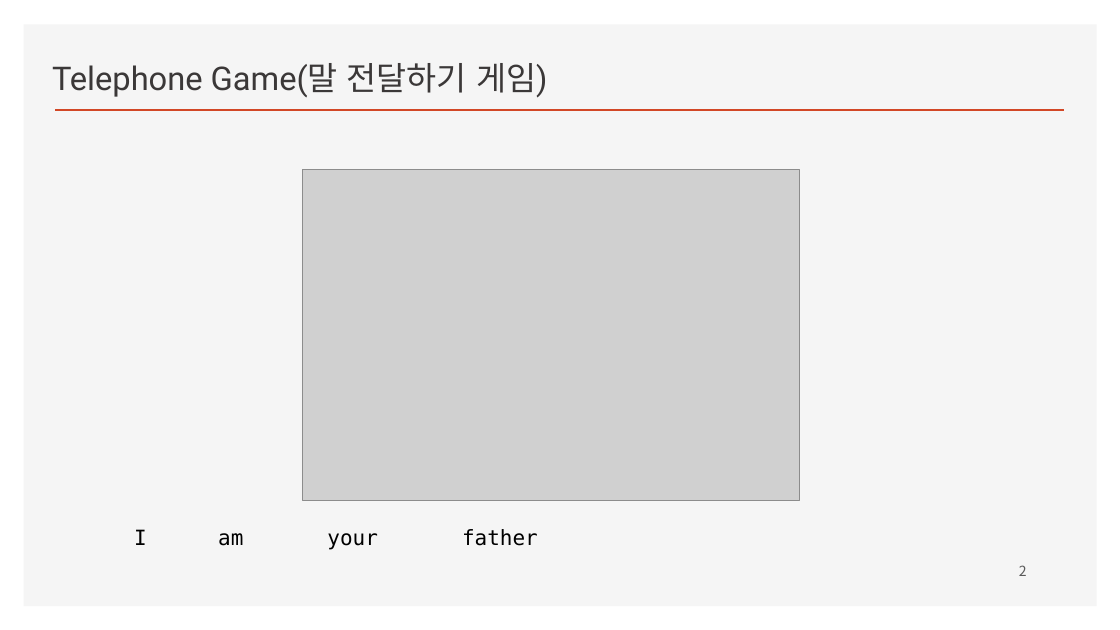
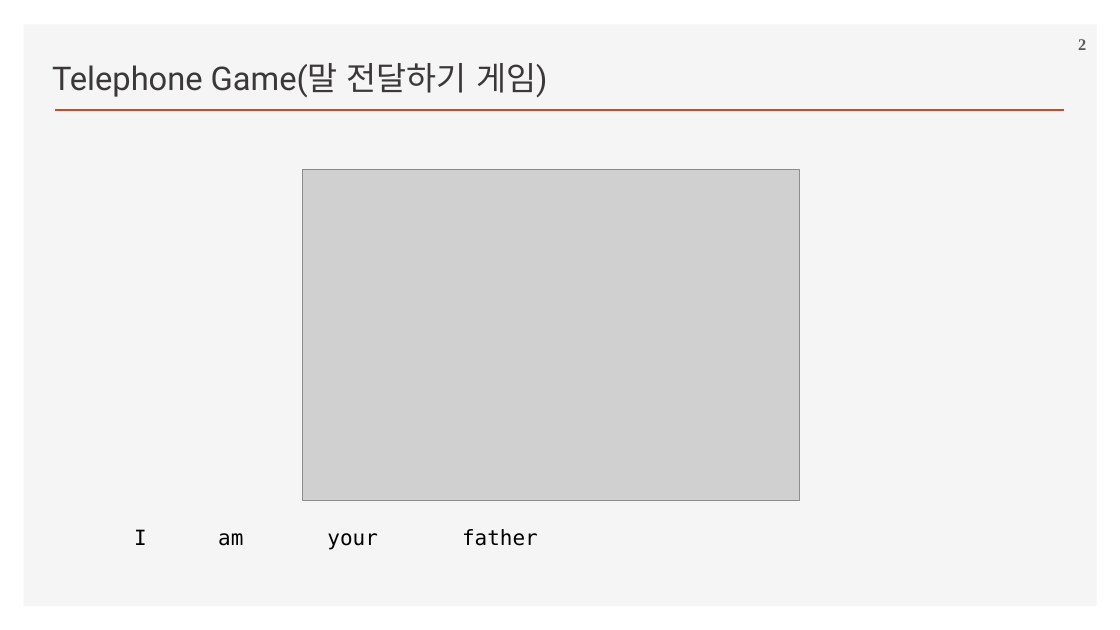
Before and after one commit to ancestor9/2026_Fall_Deep-Learning-with-Python, a slide deck: slide 2 of Chapter 13 Timeseries forecasting.pptx. Drawn at 1120x630 pixels with LibreOffice and Linux fonts; fonts in the diff are those of the drawing; grey boxes stand for pictures; background and template pictures are left out. Boxes give left, top, right and bottom in pixels: in the first picture for what was removed or moved away, otherwise in the second. Text is boxed around its words. In the diff, an @@ line names an element or a change of style, - is before the commit and + after.

```diff
--- a/Chapter 13 Timeseries forecasting.pptx
+++ b/Chapter 13 Timeseries forecasting.pptx
@@ page number: place and size @@
-page number at [1019,565,1027,576]
+page number at [1078,39,1086,50]
@@ page number at [1078,39,1086,50]: size 12 to 14 pt, font Noto Sans CJK KR to Times New Roman, bold on @@
```
Also in this commit, not shown: 2 other slides changed, 12 slides added.
